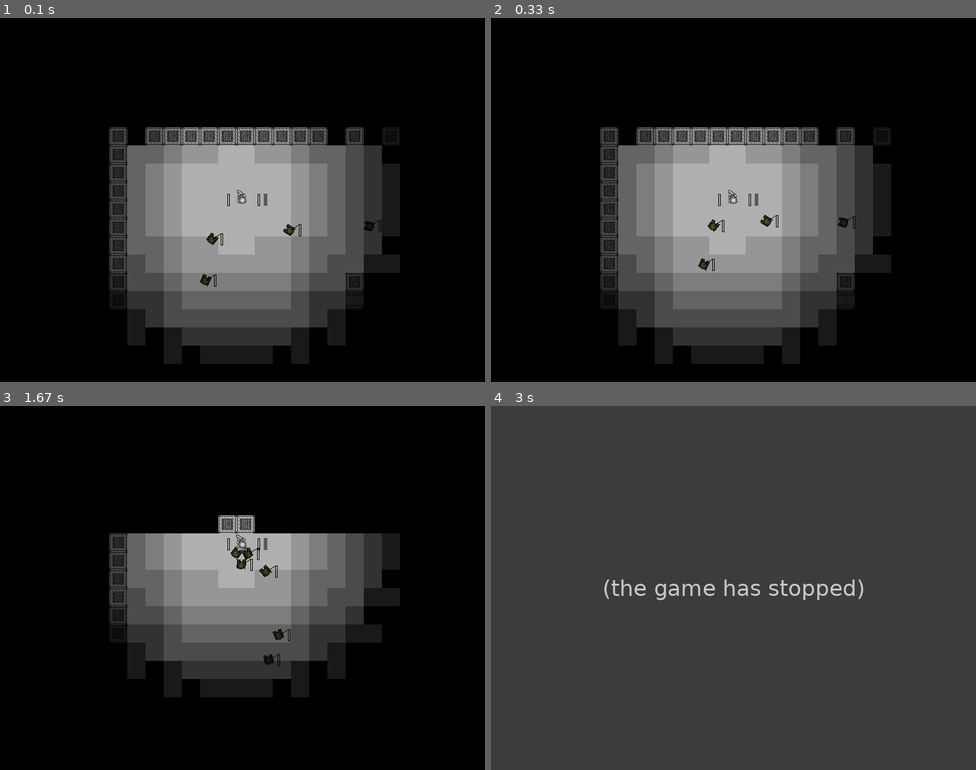
Above: before the commit, frames 1-4 (two rows, left to right).
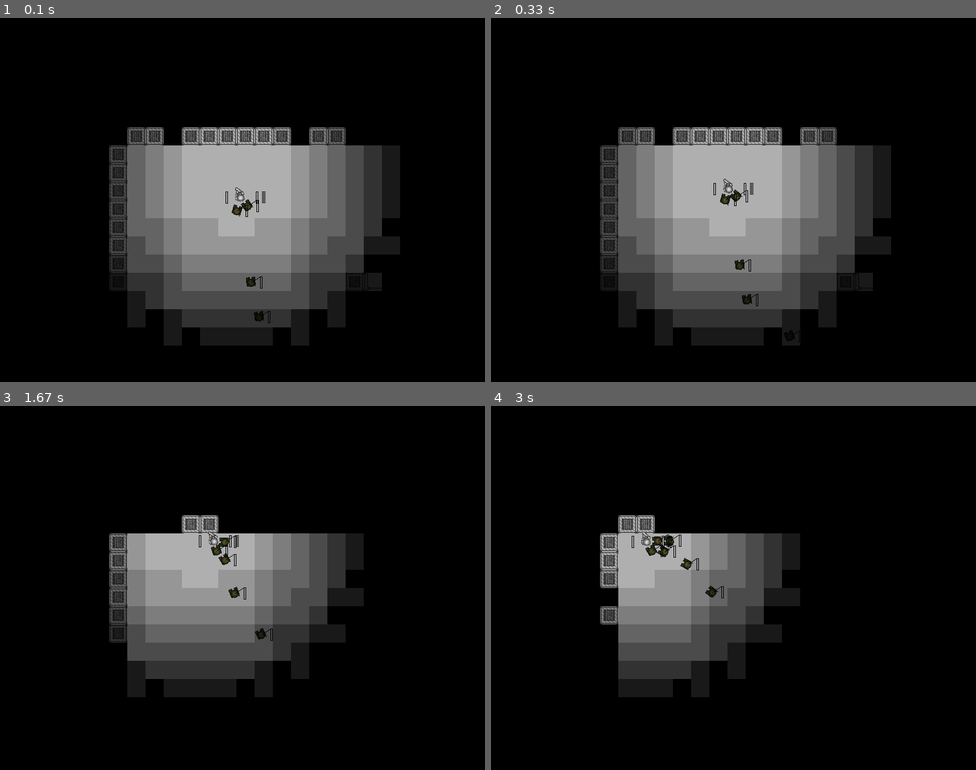
Above: after the commit, the same moments.

Repository: Lordmordevil/Architects_dreem
Game: pygame game, started from main.py
Same seed, same stepped clock (60 frames per second), same inputs: the game is played once before the commit and once after it.
Inputs:
- Up to frame 1 (0.1 s): no input
- Up to frame 2 (0.33 s): no input
- Up to frame 3 (1.67 s): no input
- Up to frame 4 (3 s): no input

The runs differ from the first frame. In frame 1, 17% of the frame differs, in the area x 22-83%, y 30-95%; in frame 2, 17%; in frame 3, 17%; in frame 4, 95%, in the area x 0-100%, y 0-100%.
Before the commit the program exited at 2.88 s; later frames show no game.

Commit message:
Refactor enemy and enemymanager

Diff:
--- /dev/null
+++ b/enemies/enemy.py
@@ -0,0 +1,100 @@
+import pygame
+
+from random import uniform
+from vec2d import vec2d
+from items import Item
+from utils import collider, wall_collider
+
+
+class EnemyManager:
+    npc_type = None
+    npc_list = []
+
+    def __init__(self, npc_type, world_map):
+        self.npc_type = npc_type
+        for number in range(6):
+            self.add(world_map)
+
+    def add(self, world_map):
+        self.npc_list.append(self.npc_type(
+            vec2d(
+                int(uniform(210, 560)) + 100,
+                int(uniform(210, 560) + 100)),
+            world_map))
+
+    def update(self, player, items, world_map):
+        dead_enemy = None
+        for enemy in self.npc_list:
+            if enemy.health > 0:
+                enemy.update(player, world_map)
+            else:
+                dead_enemy = enemy
+
+        if dead_enemy:
+            item_id = int(uniform(1, 3))
+            if item_id - 1 in range(2):
+                items.append(Item(dead_enemy.pos, item_id))
+
+            world_map.data[dead_enemy.home_cell].entitys.remove(dead_enemy)
+            self.npc_list.remove(dead_enemy)
+            self.add(world_map)
+
+
+class Enemy:
+    npc_type = ''
+    model = ''
+    health = 0
+    max_health = 0
+    size = 0
+    pos = vec2d(0, 0)
+    direction = vec2d(0, 0)
+
+    def __init__(self, pos, world_map):
+        self.pos = vec2d(*pos)
+        self.sprite = pygame.image.load(self.model)
+        self.base_sprite = self.sprite
+        self.home_cell = '{0[0]},{0[1]}'.format([int(pos[0] // 30) + 1, int(pos[1] // 30) + 1])
+        world_map.data[self.home_cell].entitys.append(self)
+
+    def draw(self, screen, focus, world_map):
+        entity_map_pos = [self.pos[0] // 30, self.pos[1] // 30]
+        coords = [int(entity_map_pos[0]), int(entity_map_pos[1])]
+        key = '{0[0]},{0[1]}'.format(coords)
+
+        if world_map.data[key].active_light_level > 0:
+            screen_pos = vec2d(int(self.pos[0] - focus[0]), int(self.pos[1] - focus[1]))
+            self.draw_health(screen, screen_pos)
+
+            rotation = -self.direction
+            self.sprite = pygame.transform.rotate(self.base_sprite, int(270 - rotation.get_angle()))
+            sprite_size = self.sprite.get_size()
+            screen.blit(self.sprite,
+                        (int(screen_pos[0] - sprite_size[0] // 2),
+                         int(screen_pos[1] - sprite_size[1] // 2)),
+                        special_flags=pygame.BLEND_MULT)
+
+    def draw_health(self, screen, screen_pos):
+        pygame.draw.line(screen, (0, 0, 0), screen_pos, (screen_pos[0] + 15, screen_pos[1] - 10))
+        pygame.draw.rect(screen,
+                            (255, 70, 70),
+                            (screen_pos[0] + 15,
+                            screen_pos[1] + 9,
+                            4,
+                            int((-1) * self.health / (self.max_health / 18))))
+        pygame.draw.rect(screen, (0, 0, 0), (screen_pos[0] + 15, screen_pos[1] - 10, 4, 20), 1)
+
+
+    def update(self, player, world_map):
+        dist = player.pos.get_distance(self.pos)
+        if dist < 400:
+            self.direction = player.pos - self.pos
+            self.direction.length = self.speed
+            self.pos += self.direction
+            new_home_cell = '{0[0]},{0[1]}'.format([int(self.pos[0] // 30) + 1, int(self.pos[1] // 30) + 1])
+            if not new_home_cell == self.home_cell:
+                world_map.data[self.home_cell].entitys.remove(self)
+                world_map.data[new_home_cell].entitys.append(self)
+                self.home_cell = new_home_cell
+
+        collider(self, world_map, self.size, self.npc_type)
+        wall_collider(self, world_map, self.size)
--- /dev/null
+++ b/enemies/zombie.py
@@ -0,0 +1,15 @@
+from random import uniform
+
+from vec2d import vec2d
+from .enemy import Enemy
+
+
+class Zombie(Enemy):
+    health = 200
+    max_health = 200
+    pos = vec2d(100, 100)
+    speed = 2
+    size = 20
+    npc_type = 'zombie'
+    direction = vec2d(int(uniform(0, 3)) - 1, int(uniform(0, 3) - 1))
+    model = "assets/enemy/zombie.png"
--- a/enemy.py
+++ /dev/null
@@ -1,95 +0,0 @@
-import pygame
-from vec2d import vec2d
-from random import uniform
-
-from items import Item
-from utils import collider, wall_collider
-
-
-class Zombie_manager():
-
-    zombies = []
-
-    dead_counter = 0
-
-    def __init__(self, world_map):
-        for number in range(6):
-            self.add_zombie(world_map)
-
-    def add_zombie(self, world_map):
-        temp = Zombie(vec2d(int(uniform(210, 560)) + 100, int(uniform(210, 560) + 100)), world_map)
-        self.zombies.append(temp)
-
-    def update(self, player, items, world_map):
-        dead_enemy = None
-        for enemy in self.zombies:
-            if enemy.health > 0:
-                enemy.update(player, self.zombies, world_map)
-            else:
-                dead_enemy = enemy
-
-        if dead_enemy:
-            item_id = int(uniform(1, 3))
-            if item_id - 1 in range(2):
-                items.append(Item(dead_enemy.pos, item_id))
-
-            world_map.data[dead_enemy.home_cell].entitys.remove(dead_enemy)
-            self.zombies.remove(dead_enemy)
-
-            self.dead_counter += 1
-            print(self.dead_counter)
-            self.add_zombie(world_map)
-
-
-class Zombie():
-    health = 200
-    max_health = 200
-    pos = vec2d(100, 100)
-    direction = vec2d(int(uniform(0, 3)) - 1, int(uniform(0, 3) - 1))
-    size = 20
-
-    def __init__(self, pos, world_map):
-        self.pos = vec2d(*pos)
-        self.sprite = pygame.image.load("assets/enemy/zombie.png")
-        self.base_sprite = self.sprite
-        self.home_cell = '{0[0]},{0[1]}'.format([int(pos[0] // 30) + 1, int(pos[1] // 30) + 1])
-        world_map.data[self.home_cell].entitys.append(self)
-
-    def update(self, player, friends, world_map):
-        dist = player.pos.get_distance(self.pos)
-        if dist < 400:
-            self.direction = player.pos - self.pos
-            self.direction.length = 2
-            self.pos += self.direction
-            new_home_cell = '{0[0]},{0[1]}'.format([int(self.pos[0] // 30) + 1, int(self.pos[1] // 30) + 1])
-            if not new_home_cell == self.home_cell:
-                world_map.data[self.home_cell].entitys.remove(self)
-                world_map.data[new_home_cell].entitys.append(self)
-                self.home_cell = new_home_cell
-
-        collider(self, world_map, self.size, "zombie")
-        wall_collider(self, world_map, self.size)
-
-    def draw(self, screen, focus, world_map):
-        entity_map_pos = [self.pos[0] // 30, self.pos[1] // 30]
-        coords = [int(entity_map_pos[0]), int(entity_map_pos[1])]
-        key = '{0[0]},{0[1]}'.format(coords)
-
-        if world_map.data[key].active_light_level > 0:
-            screen_pos = vec2d(int(self.pos[0] - focus[0]), int(self.pos[1] - focus[1]))
-            pygame.draw.line(screen, (0, 0, 0), screen_pos, (screen_pos[0] + 15, screen_pos[1] - 10))
-            pygame.draw.rect(screen,
-                             (255, 70, 70),
-                             (screen_pos[0] + 15,
-                              screen_pos[1] + 9,
-                              4,
-                              int((-1) * self.health / (self.max_health / 18))))
-            pygame.draw.rect(screen, (0, 0, 0), (screen_pos[0] + 15, screen_pos[1] - 10, 4, 20), 1)
-
-            rotation = -self.direction
-            self.sprite = pygame.transform.rotate(self.base_sprite, int(270 - rotation.get_angle()))
-            sprite_size = self.sprite.get_size()
-            screen.blit(self.sprite,
-                        (int(screen_pos[0] - sprite_size[0] // 2),
-                         int(screen_pos[1] - sprite_size[1] // 2)),
-                        special_flags=pygame.BLEND_MULT)
--- a/main.py
+++ b/main.py
@@ -3,7 +3,8 @@
 import settings
 from vec2d import vec2d
 from player import Player
-from enemy import Zombie_manager
+from enemies.enemy import EnemyManager
+from enemies.zombie import Zombie
 from utils import update_focus
 from map import Map
 from projectiles import fire_bullets
@@ -21,7 +22,7 @@
     bullets = []
     items = []
     world_map = Map()
-    zombies = Zombie_manager(world_map)
+    zombies = EnemyManager(Zombie, world_map)
     running = False
     clock = pygame.time.Clock()
     fps = 0
@@ -58,7 +59,7 @@
             self.clock.tick(self.fps)
 
     def update(self):
-        self.player.update(self.input_list, self.zombies.zombies, self.items, self.world_map)
+        self.player.update(self.input_list, self.zombies.npc_list, self.items, self.world_map)
 
         if self.player.health == 0:
             self.running = False
@@ -68,12 +69,11 @@
 
         for bullet in self.bullets:
             if bullet.life > 0:
-                bullet.update(self.zombies.zombies)
+                bullet.update(self.zombies.npc_list)
             else:
                 dead_bullet = bullet
         if dead_bullet:
             self.bullets.remove(dead_bullet)
-
         self.zombies.update(self.player, self.items, self.world_map)
 
     def key_up(self, event):
@@ -106,7 +106,7 @@
         for item in self.items:
             item.draw(self.screen, self.focus, self.world_map)
 
-        for enemy in self.zombies.zombies:
+        for enemy in self.zombies.npc_list:
             enemy.draw(self.screen, self.focus, self.world_map)
 
         self.player.draw(self.screen, self.mouse_pos, self.focus)
Empty file added: enemies/__init__.py
